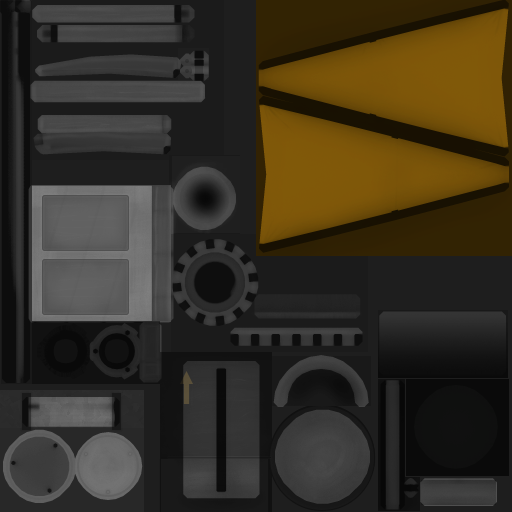
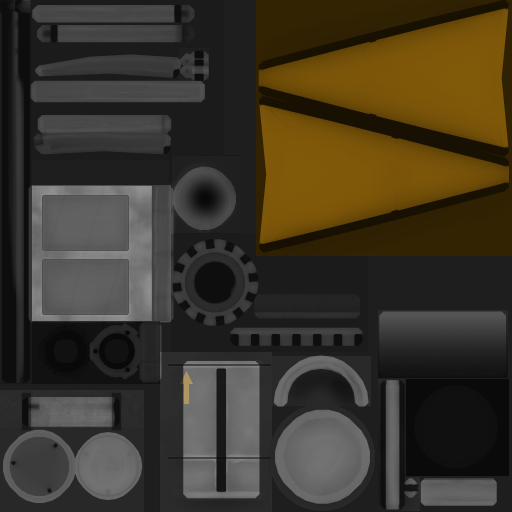
Layer changes from the first w=512, h=512 image to the second:
"Arrow": opacity 23% → 54% over (x1=180, y1=371, x2=193, y2=404)
painted on "Rectangle 16" over (x1=378, y1=379, x2=420, y2=511)
added layer "Layer 26" (60%) in group "base metal" over (x1=274, y1=355, x2=500, y2=507)
painted on "Rectangle 15" over (x1=272, y1=310, x2=508, y2=505)
added layer "Rectangle 14 copy" in group "base metal" over (x1=168, y1=364, x2=271, y2=366)
painted on "Rectangle 14" over (x1=168, y1=457, x2=271, y2=459)
added layer "Layer 25" (53%) in group "base metal" over (x1=170, y1=407, x2=371, y2=504)
painted on "Rectangle 13" over (x1=160, y1=405, x2=375, y2=512)
added layer "Layer 28" (40%) in group "base metal" over (x1=180, y1=359, x2=264, y2=464)
"Layer 16": opacity 16% → 12% over (x1=160, y1=355, x2=303, y2=480)
added layer "Layer 27" (30%) in group "base metal" over (x1=160, y1=352, x2=287, y2=488)
added layer "Layer 29" (10%) in group "base metal" over (x1=160, y1=352, x2=284, y2=496)
painted on "Rectangle 12" over (x1=160, y1=352, x2=375, y2=512)
